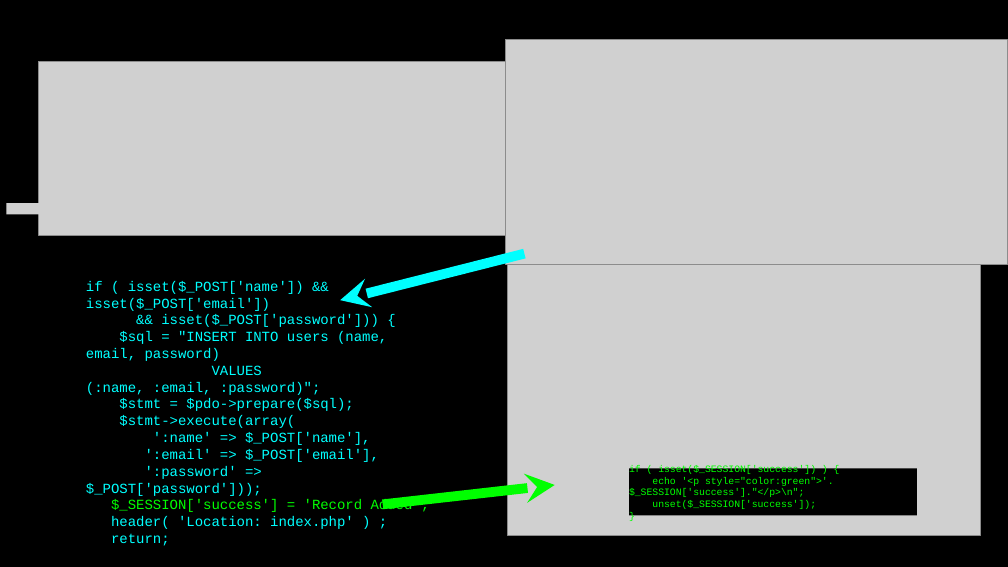
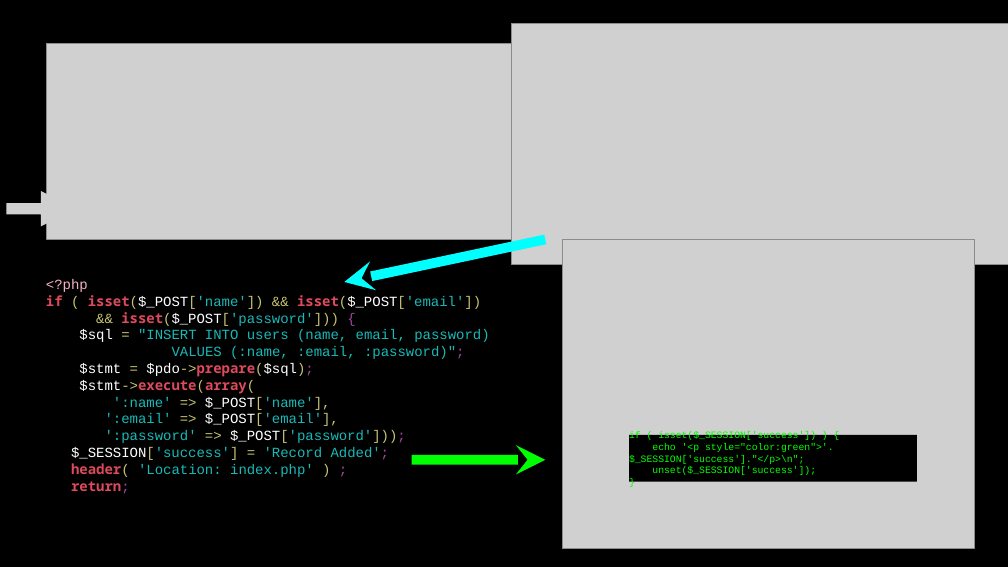
Before and after one commit to csev/wa4e, a slide deck: slide 10 of lectures/PHP-08-CRUD.ppt. Drawn at 1008x567 pixels with LibreOffice and Linux fonts; fonts in the diff are those of the drawing; grey boxes stand for pictures. Boxes give left, top, right and bottom in pixels: in the first picture for what was removed or moved away, otherwise in the second. Text is boxed around its words. In the diff, an @@ line names an element or a change of style, - is before the commit and + after.

```diff
--- a/lectures/PHP-08-CRUD.ppt
+++ b/lectures/PHP-08-CRUD.ppt
@@ picture: place and size @@
-picture at [38, 61, 541, 236]
+picture at [512, 23, 1008, 265]
@@ picture: place and size @@
-picture at [508, 255, 981, 535]
+picture at [47, 43, 538, 240]
@@ arrow moved from (340, 300) - (524, 254) to (345, 282) - (545, 240) @@
@@ picture: place and size @@
-picture at [506, 40, 1008, 265]
+picture at [562, 240, 975, 549]
@@ text at [46, 279, 88, 292]: paragraph added @@
+<?php
@@ text at [46, 295, 489, 494]: font Courier New to Noto Sans Mono, text colour #00FFFF to #DD495D, bold on in "if isset($_POST['name']) isset($_POST['email'])", "isset($_POST['password']))", "$pdo->prepare($sql);", "$stmt->execute(array(" and 2 more places; text colour #00FFFF to #C8C473 in "( isset($_POST['name']) && isset($_POST['email'])", "&& isset($_POST['password']))", "=", "= $pdo->prepare($sql);" and 5 more places; text colour #00FFFF to #FFFFFF in "isset($_POST['name']) isset($_POST['email'])", "isset($_POST['password']))", "$sql", "$stmt $pdo->prepare($sql);" and 4 more places; text colour #00FFFF to #18B9B7 in "isset($_POST['name']) isset($_POST['email'])", "isset($_POST['password']))", ""INSERT INTO users (name, email, password)", "VALUES (:name, :email, :password)";" and 4 more places; text colour #00FFFF to #9F47A0 in "{", ":password)";", "$pdo->prepare($sql);", "$_POST['password']));" and 2 more places; text colour #00FF00 to #FFFFFF in "$_SESSION['success']"; text colour #00FF00 to #C8C473 in "$_SESSION['success'] ="; text colour #00FF00 to #18B9B7 in "$_SESSION['success'] 'Record Added';"; text colour #00FF00 to #9F47A0 in "Added';" @@
@@ text "<?php": place and size @@
-text "<?php" at [86, 281, 430, 546]
+text "<?php" at [46, 279, 489, 494]
@@ rectangle "if ( isset($_SESSION['success']) ) {": place and size @@
-rectangle "if ( isset($_SESSION['success']) ) {" at [629, 469, 917, 516]
+rectangle "if ( isset($_SESSION['success']) ) {" at [629, 434, 917, 482]
@@ arrow moved from (554, 485) - (383, 505) to (545, 460) - (411, 460) @@
```
Also in this commit, not shown: 10 other slides changed, 1 slide added, 1 slide removed.
